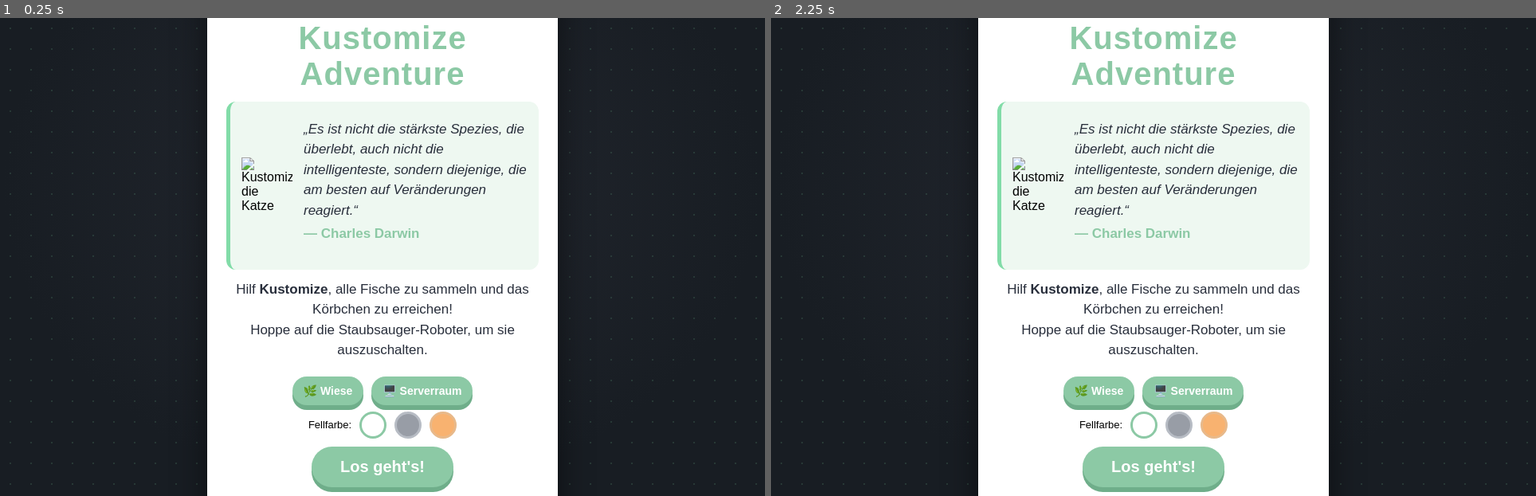
Above: before the commit, frames 1-2 (left to right).
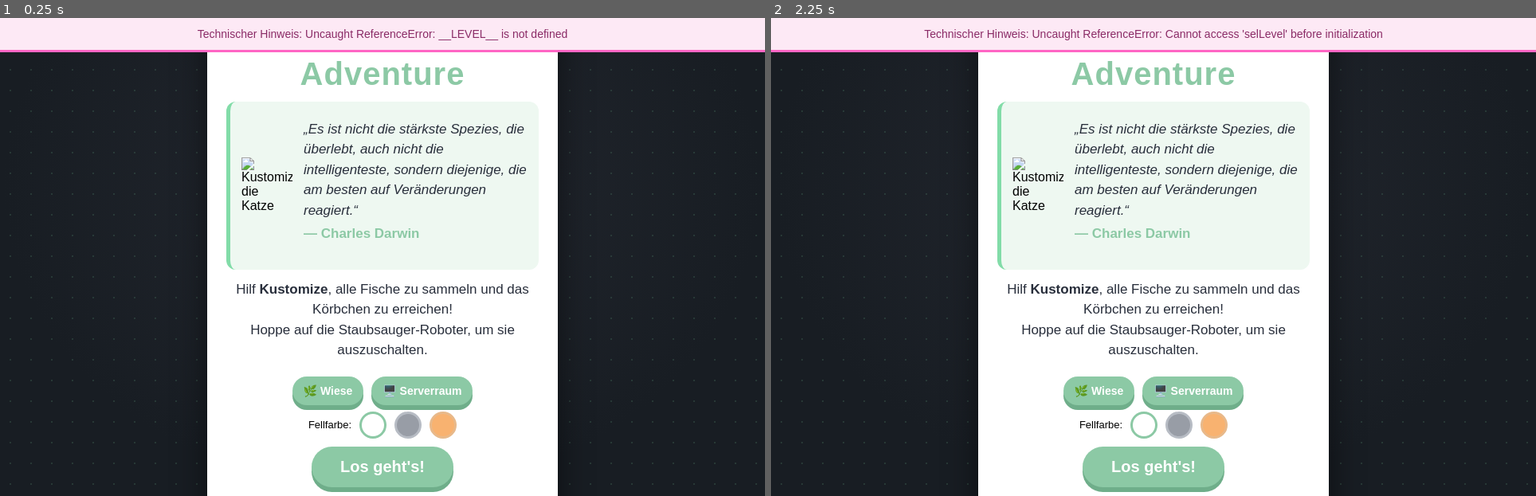
Above: after the commit, the same moments.

Repository: kustomizeIT/mietzgame
Game: browser game, page game.template.html
The game is run twice, just before and just after one commit, with the same random seed, the same clock (stepped at 60 frames per second) and the same inputs.
Inputs:
- Up to frame 1 (0.25 s): no input
- Up to frame 2 (2.25 s): hold Right 1.03-1.53 s; tap Space at 1.1, 1.6, 2.1 s; hold Down 1.58-1.85 s; hold Left from 1.9 s (still down); click "🖥️ Serverraum" at 2.02 s

The runs differ from the first frame. In frame 1, 4.8% of the frame differs, in the area x 0-100%, y 0-19%; in frame 2, 4.8%.
Error in both runs: ReferenceError: __LEVEL__ is not defined

Commit message:
Fix mute button (HUD pointer-events), bulletproof level selection via onclick, visible on-screen error reporting
Co-authored-by: kustomizeIT <kustomizeIT@users.noreply.github.com>

Diff:
--- a/game.template.html
+++ b/game.template.html
@@ -5,6 +5,17 @@
 <meta name="viewport" content="width=device-width, initial-scale=1.0, maximum-scale=1.0, user-scalable=no, viewport-fit=cover">
 <meta name="theme-color" content="#82DCA8">
 <title>Kustomize Adventure</title>
+<script>
+window.addEventListener("error", function (e) {
+  try {
+    var b = document.createElement("div");
+    b.style.cssText = "position:fixed;top:0;left:0;right:0;background:#fde9f5;color:#8a2b66;padding:12px;z-index:99999;font:14px Verdana,sans-serif;text-align:center;border-bottom:3px solid #FF66C4;";
+    b.textContent = "Technischer Hinweis: " + (e.message || "unbekannter Fehler");
+    (document.body || document.documentElement).appendChild(b);
+    setTimeout(function () { b.remove && b.remove(); }, 15000);
+  } catch (x) {}
+});
+</script>
 <style>
   :root { --green:#8CC9A5; --brand:#82DCA8; --pink:#FF66C4; --blue:#5CE1E6; --navy:#282E3B; --dark:#181D23; }
   * { margin:0; padding:0; box-sizing:border-box; -webkit-tap-highlight-color:transparent; }
@@ -40,6 +51,7 @@
   #jumpBtn { background:rgba(255,102,196,.3); border-color:rgba(255,102,196,.6); width:58px; height:58px; font-size:24px; }
   #jumpBtn:active, #jumpBtn.on { background:rgba(255,102,196,.85); opacity:1; }
   button, .hudbox { touch-action: manipulation; }
+  #hud #musicBtn { pointer-events: auto; border: 0; font-family: inherit; }
   .btn { -webkit-user-select: none; user-select: none; }
   .hidden { display:none !important; }
   #quizOverlay { background:rgba(24,29,35,.92); }
@@ -75,7 +87,7 @@
   <div class="hudbox"><svg id="fishIco" viewBox="0 0 22 16"><path d="M1 8l6-6h9l5 6-5 6H7z" fill="#5CE1E6"/><circle cx="7" cy="7" r="1.4" fill="#282E3B"/></svg><span id="fishCount">0</span></div>
   <div class="hudbox"><svg width="20" height="20" viewBox="0 0 24 24"><path d="M12 2l2.6 6.6L21 9.3l-5 4.4 1.5 6.8L12 17l-5.5 3.5L8 13.7 3 9.3l6.4-.7z" fill="#FF66C4"/></svg><span id="bonusCount">0</span></div>
   <div class="hudbox"><svg width="18" height="18" viewBox="0 0 24 24"><circle cx="12" cy="13" r="8" fill="none" stroke= …(228 unchanged characters)…
-  <div class="hudbox" id="musicBtn" style="cursor:pointer; font-size:17px; line-height:1;">&#128266;</div>
+  <button class="hudbox" id="musicBtn" style="cursor:pointer; font-size:17px; line-height:1;">&#128266;</button>
 </div>
 
 <div id="ctrl">
@@ -100,8 +112,8 @@
     </div>
     <p>Hilf <b>Kustomize</b>, alle Fische zu sammeln und das K&ouml;rbchen zu erreichen!<br>Hoppe auf die Staubsauger-Roboter, um sie auszuschalten.</p>
     <div style="display:flex; gap:10px; justify-content:center; margin:8px 0;">
-      <button class="btn" id="lvlBtn0" style="font-size:14px; padding:10px 14px;">&#127807; Wiese</button>
-      <button class="btn" id="lvlBtn1" style="font-size:14px; padding:10px 14px;">&#128421;&#65039; Serverraum</button>
+      <button class="btn" id="lvlBtn0" onclick="setSelLevel(0)" style="font-size:14px; padding:10px 14px;">&#127807; Wiese</button>
+      <button class="btn" id="lvlBtn1" onclick="setSelLevel(1)" style="font-size:14px; padding:10px 14px;">&#128421;&#65039; Serverraum</button>
     </div>
     <div style="display:flex; gap:10px; justify-content:center; align-items:center; margin:4px 0 10px;">
       <span style="font-size:13px;">Fellfarbe:</span>
@@ -639,6 +651,7 @@
   camX += (target - camX) * Math.min(1, dt * 6);
 }
 
+window.setSelLevel = setSelLevel;
 function setSelLevel(l) {
   selLevel = l;
   for (const [id, on] of [["lvlBtn0", l === 0], ["lvlBtn1", l === 1]]) {
--- a/index.html
+++ b/index.html
@@ -5,6 +5,17 @@
 <meta name="viewport" content="width=device-width, initial-scale=1.0, maximum-scale=1.0, user-scalable=no, viewport-fit=cover">
 <meta name="theme-color" content="#82DCA8">
 <title>Kustomize Adventure</title>
+<script>
+window.addEventListener("error", function (e) {
+  try {
+    var b = document.createElement("div");
+    b.style.cssText = "position:fixed;top:0;left:0;right:0;background:#fde9f5;color:#8a2b66;padding:12px;z-index:99999;font:14px Verdana,sans-serif;text-align:center;border-bottom:3px solid #FF66C4;";
+    b.textContent = "Technischer Hinweis: " + (e.message || "unbekannter Fehler");
+    (document.body || document.documentElement).appendChild(b);
+    setTimeout(function () { b.remove && b.remove(); }, 15000);
+  } catch (x) {}
+});
+</script>
 <style>
   :root { --green:#8CC9A5; --brand:#82DCA8; --pink:#FF66C4; --blue:#5CE1E6; --navy:#282E3B; --dark:#181D23; }
   * { margin:0; padding:0; box-sizing:border-box; -webkit-tap-highlight-color:transparent; }
@@ -40,6 +51,7 @@
   #jumpBtn { background:rgba(255,102,196,.3); border-color:rgba(255,102,196,.6); width:58px; height:58px; font-size:24px; }
   #jumpBtn:active, #jumpBtn.on { background:rgba(255,102,196,.85); opacity:1; }
   button, .hudbox { touch-action: manipulation; }
+  #hud #musicBtn { pointer-events: auto; border: 0; font-family: inherit; }
   .btn { -webkit-user-select: none; user-select: none; }
   .hidden { display:none !important; }
   #quizOverlay { background:rgba(24,29,35,.92); }
@@ -75,7 +87,7 @@
   <div class="hudbox"><svg id="fishIco" viewBox="0 0 22 16"><path d="M1 8l6-6h9l5 6-5 6H7z" fill="#5CE1E6"/><circle cx="7" cy="7" r="1.4" fill="#282E3B"/></svg><span id="fishCount">0</span></div>
   <div class="hudbox"><svg width="20" height="20" viewBox="0 0 24 24"><path d="M12 2l2.6 6.6L21 9.3l-5 4.4 1.5 6.8L12 17l-5.5 3.5L8 13.7 3 9.3l6.4-.7z" fill="#FF66C4"/></svg><span id="bonusCount">0</span></div>
   <div class="hudbox"><svg width="18" height="18" viewBox="0 0 24 24"><circle cx="12" cy="13" r="8" fill="none" stroke= …(228 unchanged characters)…
-  <div class="hudbox" id="musicBtn" style="cursor:pointer; font-size:17px; line-height:1;">&#128266;</div>
+  <button class="hudbox" id="musicBtn" style="cursor:pointer; font-size:17px; line-height:1;">&#128266;</button>
 </div>
 
 <div id="ctrl">
@@ -100,8 +112,8 @@
     </div>
     <p>Hilf <b>Kustomize</b>, alle Fische zu sammeln und das K&ouml;rbchen zu erreichen!<br>Hoppe auf die Staubsauger-Roboter, um sie auszuschalten.</p>
     <div style="display:flex; gap:10px; justify-content:center; margin:8px 0;">
-      <button class="btn" id="lvlBtn0" style="font-size:14px; padding:10px 14px;">&#127807; Wiese</button>
-      <button class="btn" id="lvlBtn1" style="font-size:14px; padding:10px 14px;">&#128421;&#65039; Serverraum</button>
+      <button class="btn" id="lvlBtn0" onclick="setSelLevel(0)" style="font-size:14px; padding:10px 14px;">&#127807; Wiese</button>
+      <button class="btn" id="lvlBtn1" onclick="setSelLevel(1)" style="font-size:14px; padding:10px 14px;">&#128421;&#65039; Serverraum</button>
     </div>
     <div style="display:flex; gap:10px; justify-content:center; align-items:center; margin:4px 0 10px;">
       <span style="font-size:13px;">Fellfarbe:</span>
@@ -670,6 +682,7 @@
   camX += (target - camX) * Math.min(1, dt * 6);
 }
 
+window.setSelLevel = setSelLevel;
 function setSelLevel(l) {
   selLevel = l;
   for (const [id, on] of [["lvlBtn0", l === 0], ["lvlBtn1", l === 1]]) {
